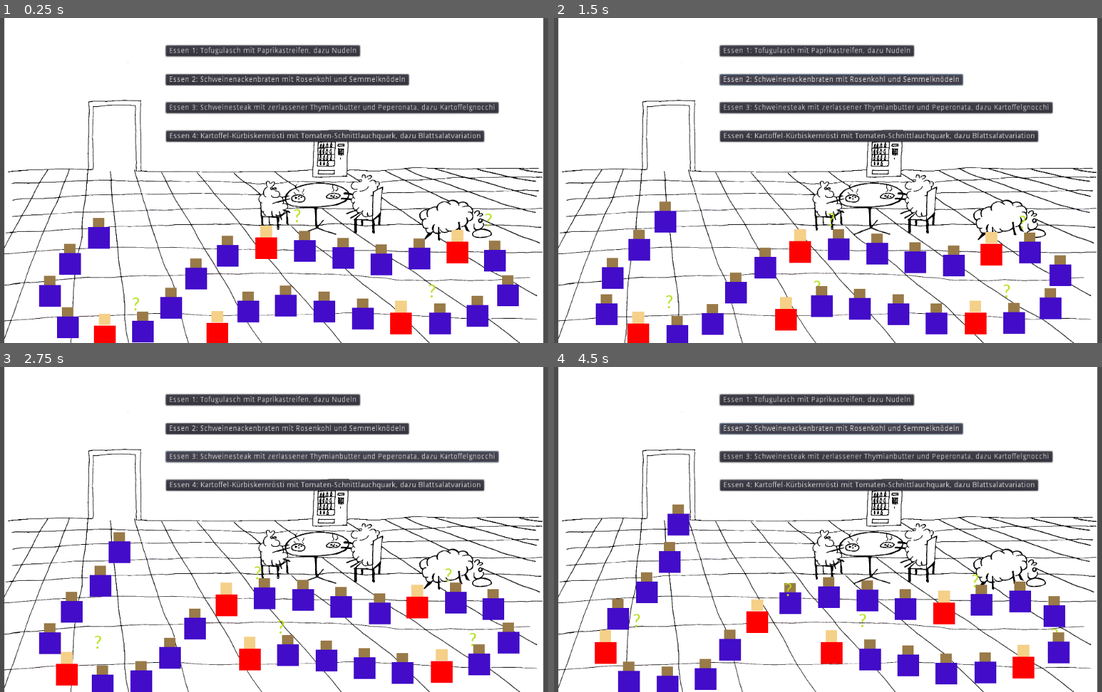
Above: before the commit, frames 1-4 (two rows, left to right).
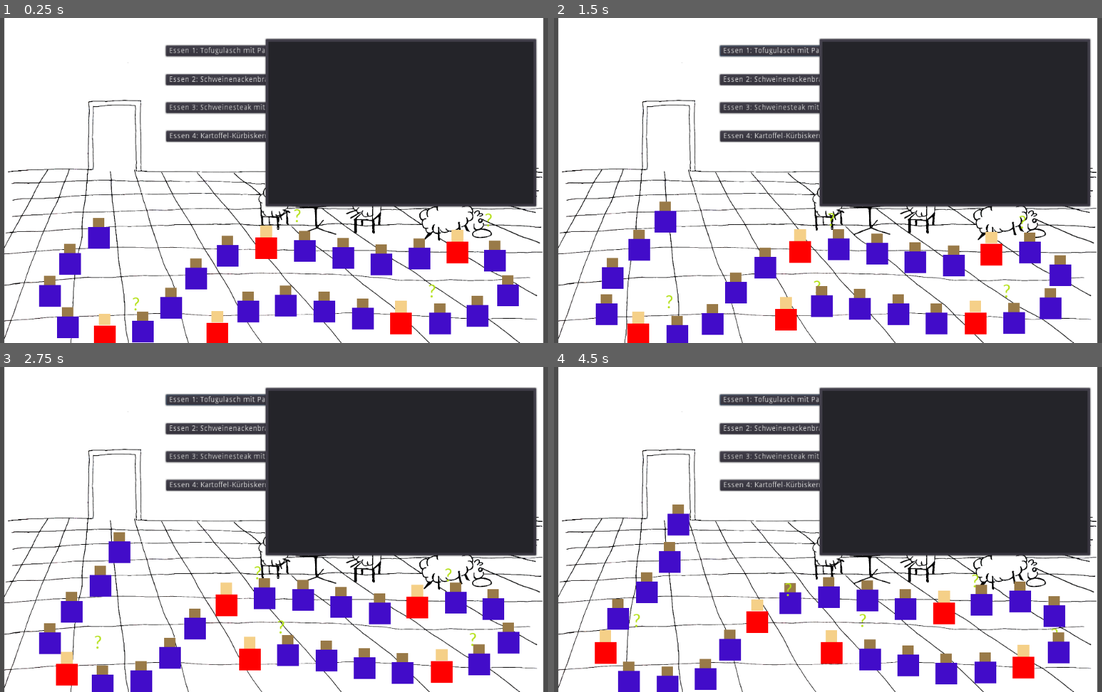
Above: after the commit, the same moments.

Repository: onsetsu/HPIGameJam
Game: Godot game, scene res://Scenes/Mensa.tscn
The game is run twice, just before and just after one commit, with the same random seed, the same clock (stepped at 60 frames per second) and the same inputs.
Inputs:
- Up to frame 1 (0.25 s): no input
- Up to frame 2 (1.5 s): click "Essen 1: Tofugulasch mit Papr…" at 0.5 s; click "Essen 2: Schweinenackenbraten…" at 1.25 s
- Up to frame 3 (2.75 s): click "Essen 3: Schweinesteak mit ze…" at 2 s
- Up to frame 4 (4.5 s): click "Essen 4: Kartoffel-Kürbiskern…" at 2.75 s; click "Essen 1: Tofugulasch mit Papr…" at 3.5 s; click "Essen 2: Schweinenackenbraten…" at 4.25 s

The runs differ from the first frame. In frame 1, 25% of the frame differs, in the area x 48-99%, y 6-59%; in frame 2, 25%; in frame 3, 25%, in the area x 30-99%, y 6-59%; in frame 4, 25%.
Error after the commit: Parse Error: The method "_can_be_eaten" isn't declared in the current class. (res://Scripts/Ingredients.gd:8)

Commit message:
added dish viability check

Diff:
--- a/Scenes/Mensa.tscn
+++ b/Scenes/Mensa.tscn
@@ -7,6 +7,7 @@
 [ext_resource path="res://Scenes/Sheep_Details.tscn" type="PackedScene" id=5]
 
 [node name="Mensa" type="Node2D"]
+editor/display_folded = true
 script = ExtResource( 1 )
 
 [node name="Sprite" type="Sprite" parent="."]
--- a/Scripts/Ingredients.gd
+++ b/Scripts/Ingredients.gd
@@ -8,7 +8,7 @@
 	print(_can_be_eaten(sh, "Rindfleisch"))
 
 
-func _can_be_eaten(sheep, ingredient):
+static func can_be_eaten(sheep, ingredient):
 	var fc = sheep.fur_color
 	var e_fc = sheep.FUR_COLOR
 	var pt = sheep.pattern
--- a/Scripts/Mensa.gd
+++ b/Scripts/Mensa.gd
@@ -1,6 +1,7 @@
 extends Node2D
 
 var hungry_sheep
+var ingredients_scene = preload("res://Scripts/Ingredients.gd")
 
 func _ready():
     hide_details()
@@ -54,7 +55,11 @@
     _check(sheep, dishes[sheep.assigned_dish - 1], dishes)
 
 func _check(sheep, dish, all_dishes):
-    pass
+	for ingredient in dish._ingredients:
+		if not ingredients_scene.can_be_eaten(sheep, ingredient):
+			failure(sheep)
+			return
+	success(sheep)
 
 func success(sheep):
     print('What a happy sheep!')
